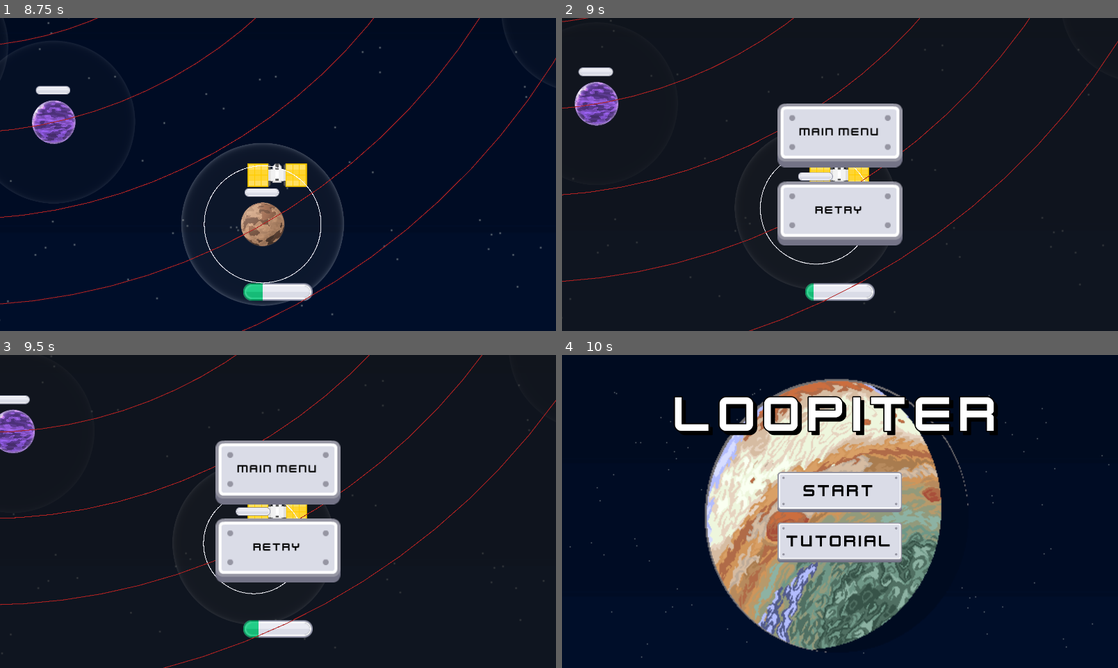
Above: before the commit, frames 1-4 (two rows, left to right).
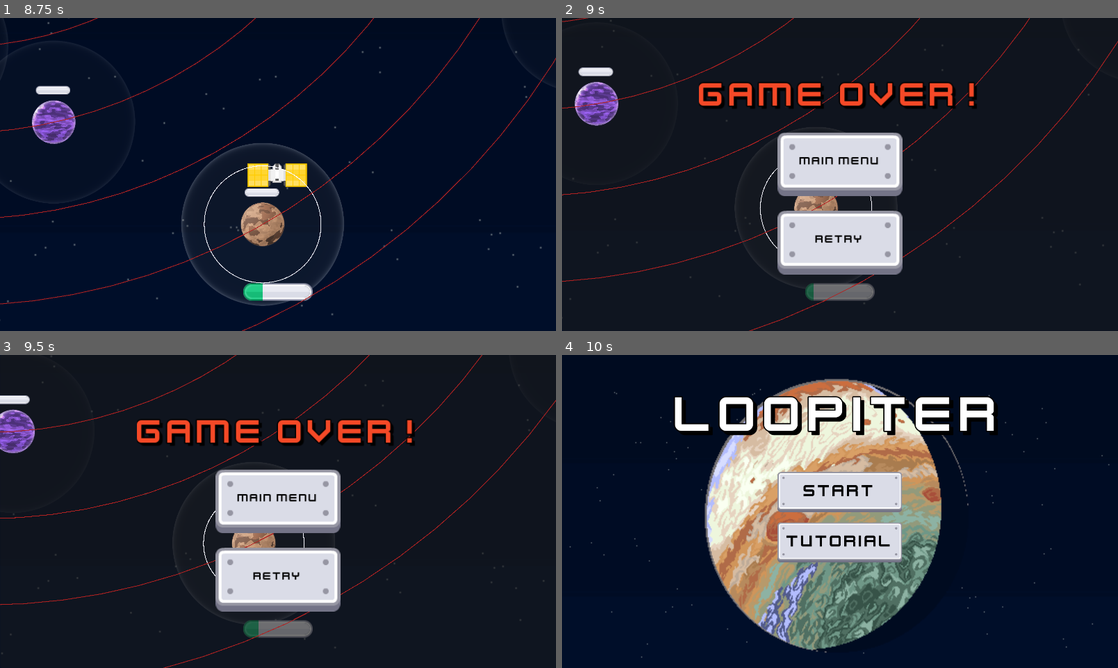
Above: after the commit, the same moments.

Repository: ThreeChooseOne/loopiter
Game: Godot game, scene res://root_scene.tscn
Same seed, same stepped clock (60 frames per second), same inputs: the game is played once before the commit and once after it.
Inputs:
- Up to frame 1 (8.75 s): click "Start" at 0.5 s; tap Enter at 1.25 s; hold D 1.28-2.03 s; tap I every 2.25 s from 1.35 to 8.1 s; hold Down 2.03-2.78 s; tap O at 2.1, 4.35, 6.6 s; hold D 2.78-3.53 s; tap V at 2.85, 5.1, 7.35 s; hold Up 3.53-4.28 s; hold A 4.28-5.78 s; hold Down 5.78-6.53 s; hold D 6.53-7.28 s; hold Up 7.28-8.03 s; hold D from 8.03 s (still down)
- Up to frame 2 (9 s): release D at 8.78 s; hold Down from 8.78 s (still down); tap O at 8.85 s
- Up to frame 3 (9.5 s): keep holding Down
- Up to frame 4 (10 s): release Down at 9.5 s; click "Main Menu" at 9.5 s

Frame 1 is identical in both runs. In frame 2, 12% of the frame differs, in the area x 24-75%, y 20-91%; in frame 3, 12%; in frame 4, nothing differs.

Commit message:
End game success + fail

Diff:
--- a/main.gd
+++ b/main.gd
@@ -93,8 +93,10 @@
 
 	print("Habitable Moon System initialized - ", TOTAL_MOONS, " moons, ", "%.1f" % HABITABLE_CHANCE_PER_COMPLETION, "% chance per completion")
 
-func setup_gameover_view() -> void:
+func setup_end_game_view(win: bool) -> void:
 	%Panel.visible = true
+	%GameOverLabel.visible = !win
+	%WinLabel.visible = win
 
 func generate_orbit_speeds():
 	# Generate a random speed for each orbit that will have moons
@@ -226,7 +228,7 @@
 
 	# Connect collision signals
 	moon.body_collided.connect(_on_moon_collision)
-	moon.player_crashed.connect(setup_gameover_view)
+	moon.player_crashed.connect(setup_end_game_view.bind(false))
 
 	moon.research_area_entered.connect(_on_moon_research_entered)
 	moon.research_area_exited.connect(_on_moon_research_exited)
@@ -264,9 +266,7 @@
 
 func _on_habitable_moon_discovered(moon: OrbitingBody):
 	print("GAME WON! Player discovered habitable moon: ", moon.name)
-	# Add win condition logic here
-	# setup_win_view() or similar
-	setup_gameover_view()
+	setup_end_game_view(true)
 
 # Collision event handlers
 func _on_moon_collision(body):
@@ -343,7 +343,7 @@
 
 
 func _on_game_over_timer_timeout() -> void:
-	setup_gameover_view()
+	setup_end_game_view(false)
 
 func _on_main_menu_pressed() -> void:
 	goto_main_menu.emit()
--- a/main.tscn
+++ b/main.tscn
@@ -31,44 +31,6 @@
 ignore_rotation = false
 zoom = Vector2(2.5, 2.5)
 
-[node name="Panel" type="PanelContainer" parent="PlayerCamera"]
-unique_name_in_owner = true
-visible = false
-anchors_preset = 15
-anchor_right = 1.0
-anchor_bottom = 1.0
-offset_left = -960.0
-offset_top = -540.0
-offset_right = 960.0
-offset_bottom = 540.0
-grow_horizontal = 2
-grow_vertical = 2
-
-[node name="CenterContainer" type="CenterContainer" parent="PlayerCamera/Panel"]
-z_index = 4096
-z_as_relative = false
-layout_mode = 2
-
-[node name="GameOverBackground" type="ColorRect" parent="PlayerCamera/Panel/CenterContainer"]
-layout_mode = 2
-color = Color(0, 0, 0, 0.886275)
-
-[node name="VBoxContainer" type="VBoxContainer" parent="PlayerCamera/Panel/CenterContainer"]
-layout_mode = 2
-
-[node name="ReturnToStartButton" type="Button" parent="PlayerCamera/Panel/CenterContainer/VBoxContainer"]
-layout_mode = 2
-theme = ExtResource("7_5vw27")
-text = "Main Menu"
-
-[node name="MarginContainer" type="MarginContainer" parent="PlayerCamera/Panel/CenterContainer/VBoxContainer"]
-layout_mode = 2
-theme_override_constants/margin_top = 16
-
-[node name="Retry" type="Button" parent="PlayerCamera/Panel/CenterContainer/VBoxContainer/MarginContainer"]
-layout_mode = 2
-text = "Retry"
-
 [node name="Fuel" type="TextureProgressBar" parent="PlayerCamera"]
 unique_name_in_owner = true
 offset_left = -48.0
@@ -80,6 +42,80 @@
 texture_under = ExtResource("3_lquwl")
 texture_progress = ExtResource("4_7mycd")
 
+[node name="Panel" type="PanelContainer" parent="PlayerCamera"]
+unique_name_in_owner = true
+visible = false
+anchors_preset = 15
+anchor_right = 1.0
+anchor_bottom = 1.0
+offset_left = -384.0
+offset_top = -216.0
+offset_right = 385.0
+offset_bottom = 216.0
+grow_horizontal = 2
+grow_vertical = 2
+
+[node name="CenterContainer" type="CenterContainer" parent="PlayerCamera/Panel"]
+z_index = 4096
+z_as_relative = false
+layout_mode = 2
+
+[node name="Conainer" type="VBoxContainer" parent="PlayerCamera/Panel/CenterContainer"]
+layout_mode = 2
+
+[node name="GameOverLabel" type="RichTextLabel" parent="PlayerCamera/Panel/CenterContainer/Conainer"]
+unique_name_in_owner = true
+layout_mode = 2
+theme_override_colors/default_color = Color(0.960784, 0.286275, 0.152941, 1)
+theme_override_colors/font_outline_color = Color(0, 0, 0, 1)
+theme_override_colors/font_shadow_color = Color(0, 0, 0, 1)
+theme_override_constants/outline_size = 6
+theme_override_constants/shadow_offset_y = 4
+theme_override_constants/shadow_offset_x = 4
+theme_override_constants/line_separation = 10
+theme_override_font_sizes/normal_font_size = 50
+text = "Game Over!
+"
+fit_content = true
+autowrap_mode = 0
+horizontal_alignment = 1
+vertical_alignment = 1
+
+[node name="WinLabel" type="RichTextLabel" parent="PlayerCamera/Panel/CenterContainer/Conainer"]
+unique_name_in_owner = true
+visible = false
+layout_mode = 2
+theme_override_colors/default_color = Color(0.176729, 0.702586, 0.436597, 1)
+theme_override_colors/font_outline_color = Color(0, 0, 0, 1)
+theme_override_colors/font_shadow_color = Color(0, 0, 0, 1)
+theme_override_constants/outline_size = 6
+theme_override_constants/shadow_offset_y = 4
+theme_override_constants/shadow_offset_x = 4
+theme_override_constants/line_separation = 10
+theme_override_font_sizes/normal_font_size = 50
+text = "SUCCESS!"
+fit_content = true
+autowrap_mode = 0
+horizontal_alignment = 1
+vertical_alignment = 1
+
+[node name="VBoxContainer" type="VBoxContainer" parent="PlayerCamera/Panel/CenterContainer/Conainer"]
+layout_mode = 2
+size_flags_horizontal = 4
+
+[node name="ReturnToStartButton" type="Button" parent="PlayerCamera/Panel/CenterContainer/Conainer/VBoxContainer"]
+layout_mode = 2
+theme = ExtResource("7_5vw27")
+text = "Main Menu"
+
+[node name="MarginContainer" type="MarginContainer" parent="PlayerCamera/Panel/CenterContainer/Conainer/VBoxContainer"]
+layout_mode = 2
+theme_override_constants/margin_top = 16
+
+[node name="Retry" type="Button" parent="PlayerCamera/Panel/CenterContainer/Conainer/VBoxContainer/MarginContainer"]
+layout_mode = 2
+text = "Retry"
+
 [node name="DebugCanvas" type="Node2D" parent="."]
 script = ExtResource("7_272bh")
 
@@ -88,6 +124,6 @@
 one_shot = true
 autostart = true
 
-[connection signal="pressed" from="PlayerCamera/Panel/CenterContainer/VBoxContainer/ReturnToStartButton" to="." method="_on_main_menu_pressed"]
-[connection signal="pressed" from="PlayerCamera/Panel/CenterContainer/VBoxContainer/MarginContainer/Retry" to="." method="_on_retry_pressed"]
+[connection signal="pressed" from="PlayerCamera/Panel/CenterContainer/Conainer/VBoxContainer/ReturnToStartButton" to="." method="_on_main_menu_pressed"]
+[connection signal="pressed" from="PlayerCamera/Panel/CenterContainer/Conainer/VBoxContainer/MarginContainer/Retry" to="." method="_on_retry_pressed"]
 [connection signal="timeout" from="GameOverTimer" to="." method="_on_game_over_timer_timeout"]
